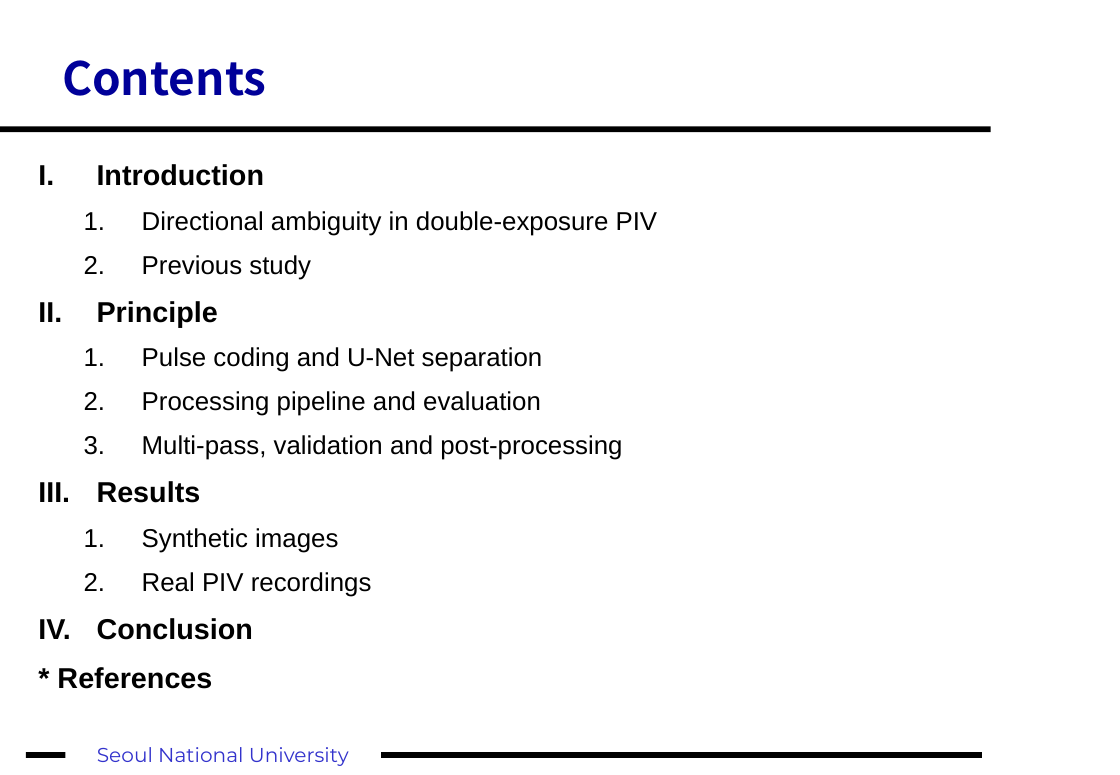
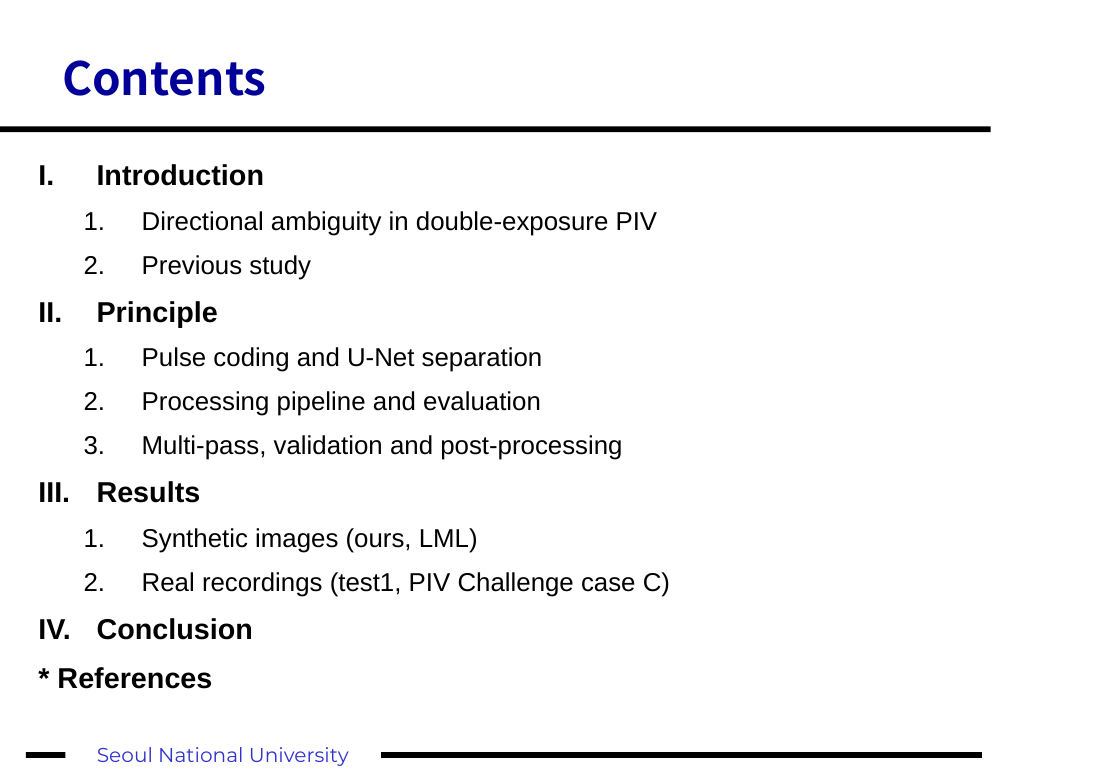
Before and after one commit to fosherrat/piv_termproject, a slide deck: slide 2 of presentation/PIV_term_project.pptx. Drawn at 1120x775 pixels with LibreOffice and Linux fonts; fonts in the diff are those of the drawing. Boxes give left, top, right and bottom in pixels: in the first picture for what was removed or moved away, otherwise in the second. Text is boxed around its words. In the diff, an @@ line names an element or a change of style, - is before the commit and + after.

```diff
--- a/presentation/PIV_term_project.pptx
+++ b/presentation/PIV_term_project.pptx
@@ text at [142,528,670,597]: text changed @@
-  1. Synthetic images
-  2. Real PIV recordings
+  1. Synthetic images (ours, LML)
+  2. Real recordings (test1, PIV Challenge case C)
```
Also in this commit, not shown: 5 other slides changed, 6 slides added, 5 slides removed.
